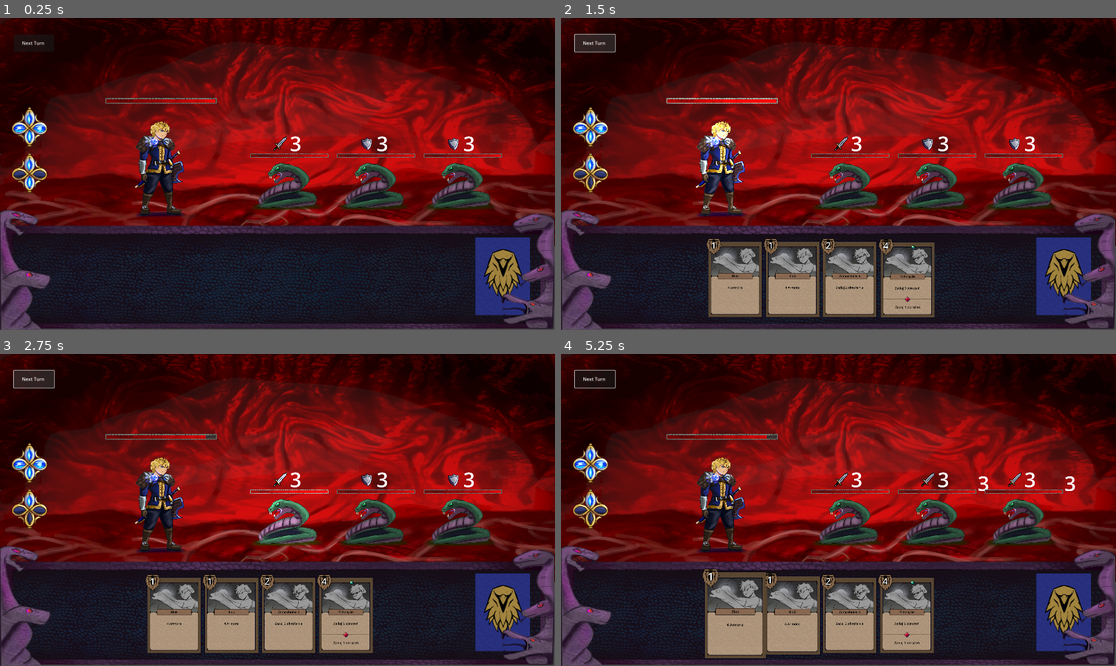
Above: before the commit, frames 1-4 (two rows, left to right).
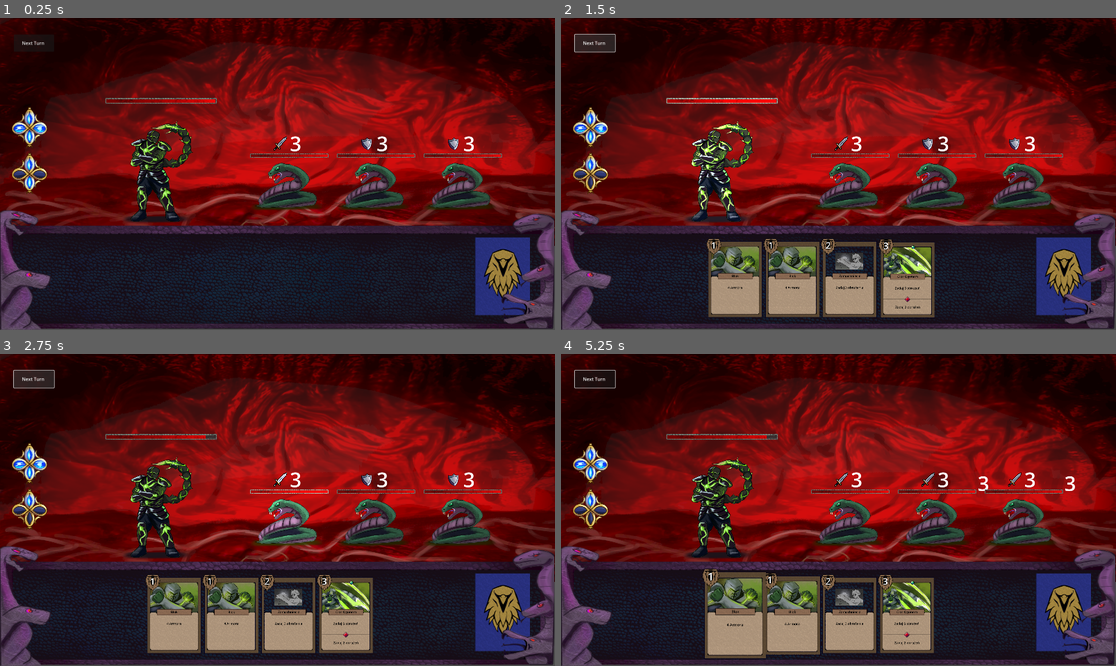
Above: after the commit, the same moments.

Repository: Szyrrogi/Sedoro
Game: Godot game, scene res://Scenes/main.tscn
Same seed, same stepped clock (60 frames per second), same inputs: the game is played once before the commit and once after it. The engine's default icon, where the game draws it, is replaced by a stand-in: a white triangle on a blue panel in a dark square.
Inputs (mouse positions are in pixels of both pictures, inside the frame that each line leads up to):
- Up to frame 1 (0.25 s): no input
- Up to frame 2 (1.5 s): click "Next Turn" at 0.5 s; click "Next Turn" at 1.25 s
- Up to frame 3 (2.75 s): click "Next Turn" at 2 s
- Up to frame 4 (5.25 s): tap Enter (ui_accept) at 2.75, 3.02, 3.5, 5 s; move the mouse to (960, 494) at 2.77 s; click (960, 494) at 2.92 s; drag from (727, 525) to (1066, 612) at 3.52 s; move the mouse to (894, 441) at 4.27 s; click (894, 441) at 4.42 s; drag from (810, 572) to (616, 612) at 5.02 s

The runs differ from the first frame. In frame 1, 2.0% of the frame differs, in the area x 22-35%, y 32-66%; in frame 2, 4.7%; in frame 3, 4.6%; in frame 4, 4.8%, in the area x 22-67%, y 32-94%.

Commit message:
zmiana postaci

Diff:
--- a/Object/Card.tscn
+++ b/Object/Card.tscn
@@ -2,9 +2,9 @@
 
 [ext_resource type="Script" uid="uid://dha8rdg557u1m" path="res://Scripts/Card.gd" id="1_du2ps"]
 [ext_resource type="Texture2D" uid="uid://d1wetgu7nmtjj" path="res://Art/Card/Card.png" id="2_du2ps"]
-[ext_resource type="Texture2D" uid="uid://wca2awkupqic" path="res://Art/Card/Art1.png" id="3_1xaqt"]
 [ext_resource type="Script" uid="uid://c75my13pviyvb" path="res://Object/SetUpCard.gd" id="3_7yd01"]
 [ext_resource type="Texture2D" uid="uid://co2hcc6ymaiom" path="res://Art/Card/division1.png" id="4_7yd01"]
+[ext_resource type="Texture2D" uid="uid://h41lqcjao2pb" path="res://Art/Card/CiosPiescia.png" id="4_puh2l"]
 
 [sub_resource type="RectangleShape2D" id="RectangleShape2D_lquwl"]
 size = Vector2(602.0309, 871.42914)
@@ -29,9 +29,9 @@
 
 [node name="Art" type="Sprite2D" parent="Ramka"]
 show_behind_parent = true
-position = Vector2(-2.9415278, -308.8625)
-scale = Vector2(1.1168809, 1.1168809)
-texture = ExtResource("3_1xaqt")
+position = Vector2(-9.905731, -313.27475)
+scale = Vector2(0.6326291, 0.6326291)
+texture = ExtResource("4_puh2l")
 
 [node name="Pasek" type="Sprite2D" parent="Ramka"]
 position = Vector2(-2.9415476, 311.804)
--- a/Object/SetUpCard.gd
+++ b/Object/SetUpCard.gd
@@ -47,6 +47,6 @@
 	name_label.text = "[font_size=55][color=black]" + card_name
 	description_label.text = "[font_size=55][color=black]" + main_effect
 	description2_label.text = "[font_size=55][color=black]" + secondary_effect
-	var path_to_image = "res://Art/Card/Art" + art_name + ".png"
+	var path_to_image = "res://Art/Card/" + art_name + ".png"
 	# Magiczna funkcja load() zamienia napis na obrazek
 	art_label.texture = load(path_to_image)
--- a/Scenes/Character.tscn
+++ b/Scenes/Character.tscn
@@ -1,7 +1,7 @@
 [gd_scene load_steps=8 format=3 uid="uid://blplkuxn65mic"]
 
 [ext_resource type="Script" uid="uid://buqojbcrs78pv" path="res://Scripts/Player.gd" id="1_xloa1"]
-[ext_resource type="Texture2D" uid="uid://cl7hski3kjjxc" path="res://Art/Enemy/Hero_1.png" id="2_xloa1"]
+[ext_resource type="Texture2D" uid="uid://calrkwnnr5kom" path="res://Art/Enemy/Hero2.3.png" id="2_xloa1"]
 [ext_resource type="Texture2D" uid="uid://dy20rr06h88yu" path="res://Art/Misc/HP3.png" id="3_peemv"]
 [ext_resource type="Texture2D" uid="uid://cnkvfweuow6o5" path="res://Art/Misc/HP2.png" id="4_omicx"]
 [ext_resource type="Texture2D" uid="uid://g8vqqr0y2dlb" path="res://Art/Misc/HP0.png" id="5_8au8k"]
--- a/Scenes/main.tscn
+++ b/Scenes/main.tscn
@@ -78,7 +78,7 @@
 
 [node name="Bonus" type="Sprite2D" parent="Background"]
 visible = false
-position = Vector2(287, 140.00002)
+position = Vector2(894.99994, 723.00006)
 scale = Vector2(0.59, 0.93564355)
 texture = ExtResource("17_h1bgf")
 
--- a/Scripts/CardDatabase.gd
+++ b/Scripts/CardDatabase.gd
@@ -6,16 +6,16 @@
 #3 - Losowy przecwnik
 
 const CARDS = {
-	0 : ["Kopniak", 2, "0", "Zadaj 4 obrażenia", [1,"Zdaj 2 obrażenia", [0,2]], 0, [0, 4],0],
-	1 : ["Blok", 1, "1", "4 Armora", [], 1, [1,4],0],
-	2 : ["Mega blok", 3, "0", "6 Armora", [1,"3 Armora", [1,3]], 1, [1,6],0],
-	3 : ["Pchnięcie", 4, "0", "Zadaj 5 obrażeń", [2,"Zadaj 1 obrażeń", [0,1]], 0, [0, 5],1],
-	4 : ["Zamachniecie", 2, "0", "Zadaj 2 obrażenia", [], 0, [0, 2],0],
-	5 : ["Bieg", 2, "0", "dobierz 2 karty", [1,"Dobierz Karte", [2,1]], 1, [2, 2],2],
-	6 : ["Szerokie Cięcie", 3, "0", "Zadaj wszystkim 1 obrażeń", [2,"Zadaj wszystkim 1 obrażeń", [0,1]], 2, [0, 1],0],
+	0 : ["Cios Piescią", 2, "CiosPiescia", "Zadaj 4 obrażenia", [1,"Zdaj 2 obrażenia", [0,2]], 0, [0, 4],0],
+	1 : ["Blok", 1, "Blok", "4 Armora", [], 1, [1,4],0],
+	2 : ["Mega blok", 3, "Blok2", "8 Armora", [1,"3 Armora", [1,3]], 1, [1,8],0],
+	3 : ["Cios Ogonem", 3, "CiosOgonem", "Zadaj 6 obrażeń", [2,"Zadaj 2 obrażeń", [0,2]], 0, [0, 6],1],
+	4 : ["Zamachniecie", 2, "Art0", "Zadaj 3 obrażenia", [], 0, [0, 3],0],
+	5 : ["Bieg", 2, "Art0", "dobierz 2 karty", [1,"Dobierz Karte", [2,1]], 1, [2, 2],2],
+	6 : ["Szerokie Cięcie", 2, "Art0", "Zadaj wszystkim 1 obrażeń", [2,"Zadaj wszystkim 2 obrażeń", [0,2]], 2, [0, 1],0],
 
-	101 : ["Kęs", 2, "0", "", [], 0, [0, 3],0],
-	102 : ["ArmorUp", 2, "0", "", [], 1, [1, 3],0],
+	101 : ["Kęs", 2, "Art0", "", [], 0, [0, 3],0],
+	102 : ["ArmorUp", 2, "Art0", "", [], 1, [1, 3],0],
 }
 
 
Binary file added: Art/Card/Blok.png
Not shown, added: Art/Card/Blok.png.import
Binary file added: Art/Card/Blok2.png
Not shown, added: Art/Card/Blok2.png.import
Binary file added: Art/Card/CiosOgonem.png
Not shown, added: Art/Card/CiosOgonem.png.import
Binary file added: Art/Card/CiosPiescia.png
Not shown, added: Art/Card/CiosPiescia.png.import
Binary file added: Art/Enemy/Hero2.3.png
Not shown, added: Art/Enemy/Hero2.3.png.import
Not shown, added: export_presets.cfg
